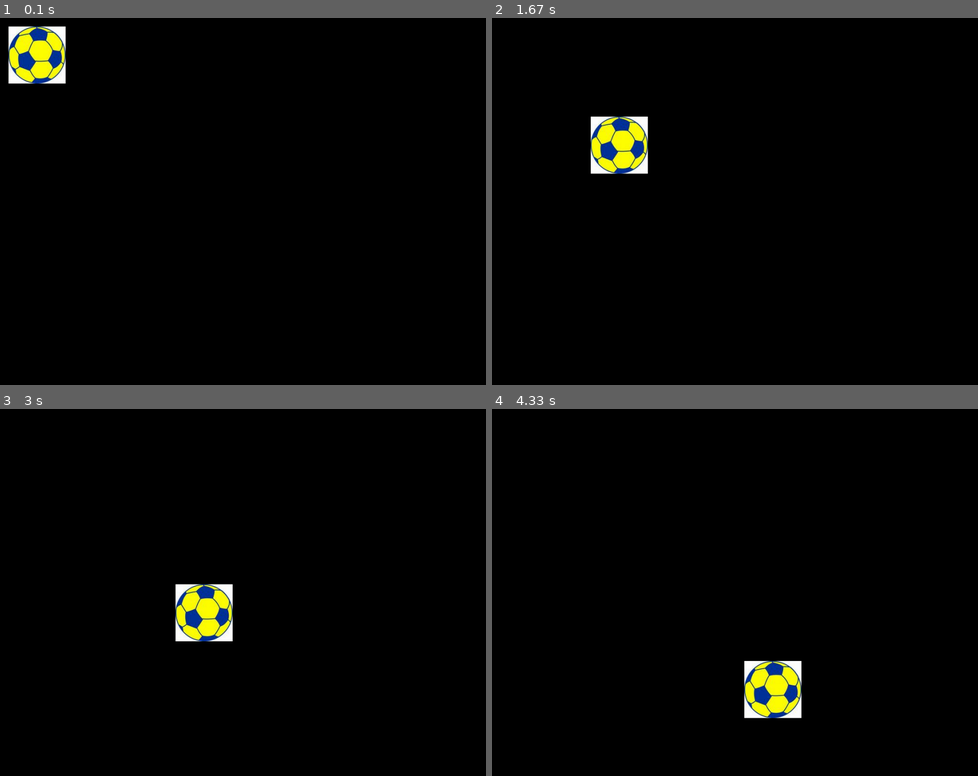
Above: before the commit, frames 1-4 (two rows, left to right).
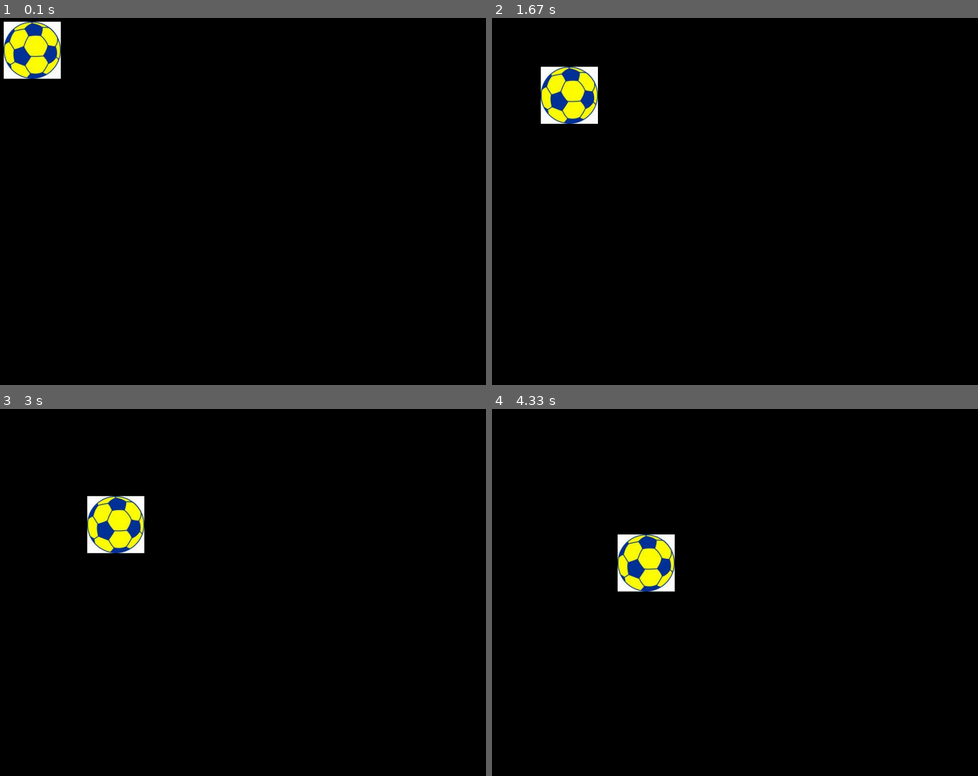
Above: after the commit, the same moments.

Repository: Explicitname/PygameLearning
Game: pygame game, started from main.py
Two runs of this game, one before a commit and one after it. Both use one fixed random seed, a clock stepped at 60 frames per second and the inputs below.
Inputs:
- Up to frame 1 (0.1 s): no input
- Up to frame 2 (1.67 s): no input
- Up to frame 3 (3 s): no input
- Up to frame 4 (4.33 s): no input

The runs differ from the first frame. In frame 1, 1.6% of the frame differs, in the area x 0-14%, y 0-18%; in frame 2, 3.7%; in frame 3, 3.7%, in the area x 17-48%, y 23-64%; in frame 4, 3.7%.

Commit message:
First commit for starting work with rectangles

Diff:
--- a/main.py
+++ b/main.py
@@ -2,7 +2,7 @@
 pygame.init()
 
 size = width, height = 1024, 768
-speed = [2, 2]
+speed = [1, 1]
 black = 0, 0, 0
 
 screen = pygame.display.set_mode(size)
--- /dev/null
+++ b/rectangles.py
@@ -0,0 +1,14 @@
+import pygame
+
+pygame.init()
+screen = pygame.display.set_mode((800,600))
+quitGame = False
+
+while not quitGame:
+    for event in pygame.event.get():
+        if event.type == pygame.QUIT:
+            quitGame = True
+
+    pygame.draw.rect(screen, (0, 128, 255), pygame.Rect(30, 30, 60, 60))
+
+    pygame.display.flip()
